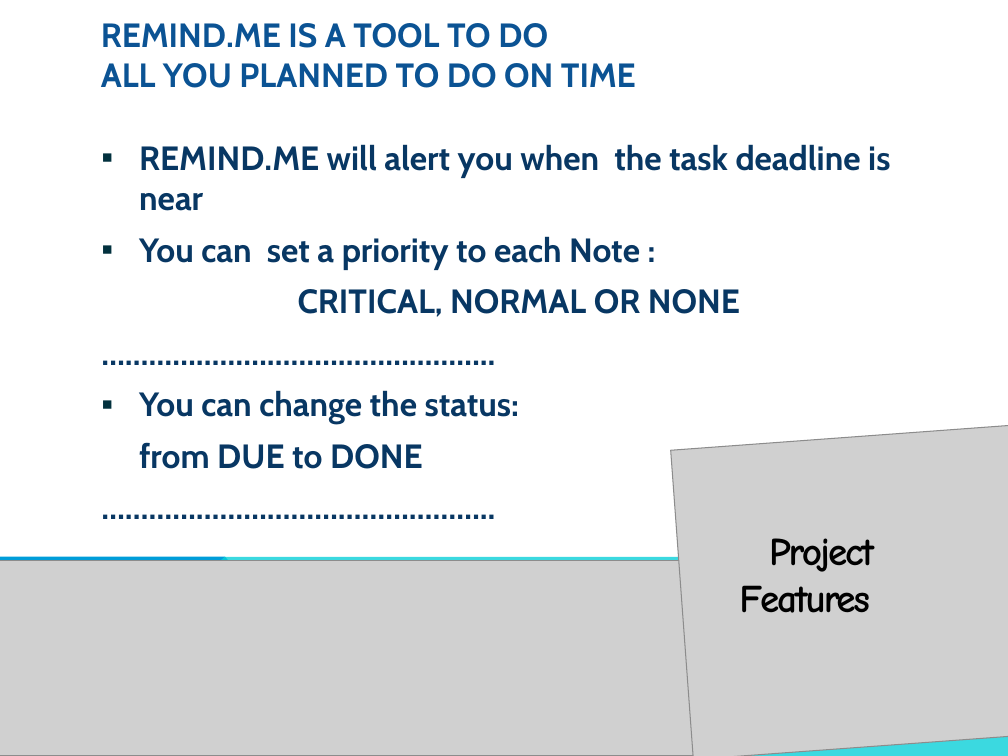
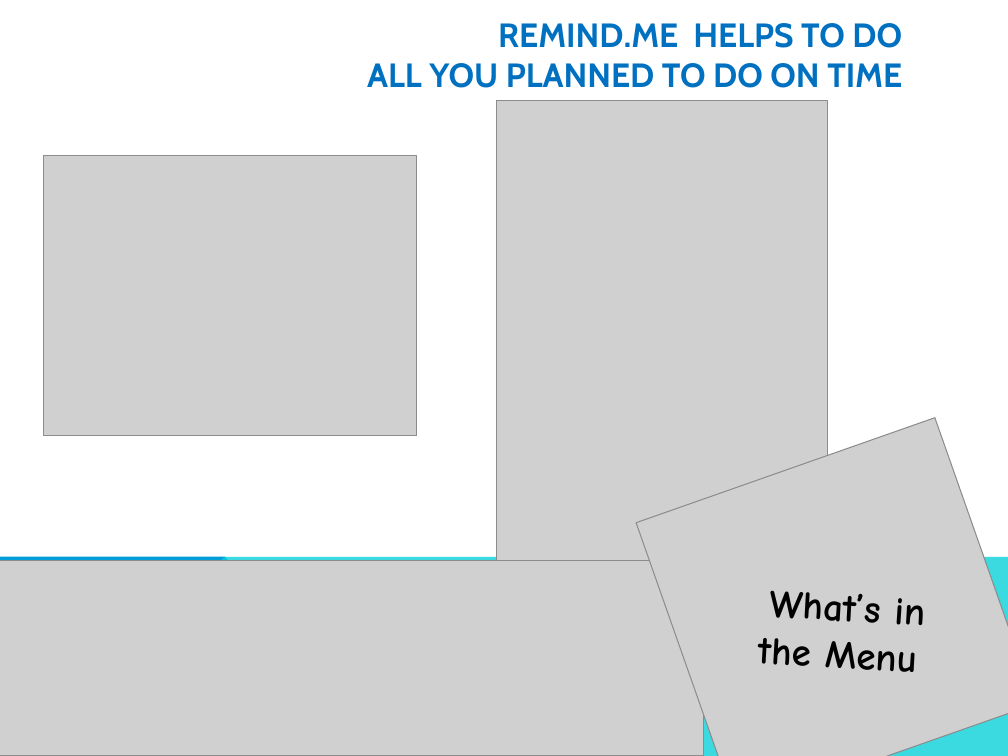
Before and after one commit to Desislava-A/REMINDmeApp, a slide deck: slide 6 of TheVisionTeam--OOP-Remind-me--project-09072018.pptx (slide 4 before the commit). Drawn at 1008x756 pixels with LibreOffice and Linux fonts; fonts in the diff are those of the drawing; grey boxes stand for pictures. Boxes give left, top, right and bottom in pixels: in the first picture for what was removed or moved away, otherwise in the second. Text is boxed around its words. In the diff, an @@ line names an element or a change of style, - is before the commit and + after.

Commit message:
update project documentation

```diff
--- a/TheVisionTeam--OOP-Remind-me--project-09072018.pptx
+++ b/TheVisionTeam--OOP-Remind-me--project-09072018.pptx
@@ title at (367, 23, 902, 88): text changed; text colour #0B5394 to #0070C0 @@
-REMIND.ME IS A TOOL TO DO
-ALL YOU PLANNED TO DO ON TIME
+REMIND.ME HELPS TO DO
+ALL YOU PLANNED TO DO ON TIME
@@ picture added at (496, 100, 828, 560) @@
@@ text removed at (139, 144, 890, 469) @@
-▪ REMIND.ME will alert you when the task deadline is near
-▪ You can set a priority to each Note :
-CRITICAL, NORMAL OR NONE
-…………………………………………..
-▪ You can change the status:
-from DUE to DONE
-…………………………………………..
@@ picture added at (43, 156, 416, 436) @@
@@ picture at (636, 418, 1008, 756): rotation 355 to 340 degrees @@
@@ text removed at (739, 538, 874, 613) @@
-Project
-Features
@@ text added at (758, 590, 925, 672), 28 pt, text #000000, bold @@
+What’s in
+the Menu
```
Also in this commit, not shown: 5 other slides changed, 2 slides added, 30 other files.
